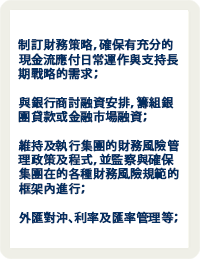
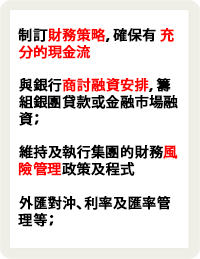
Layered file, before and after one edit (w=200, h=259). Changes by layer:
renamed "制訂財務策略，確保有充分的現金流應付日常運作與支持長期戰略的需求； 與銀行商討融資安排，籌組銀團貸款或金融市場融資； 維持" to "制訂財務策略，確保有 充分的現金流 與銀行商討融資安排，籌組銀團貸款或金融市場融資； 維持及執行集團的財務風險管理政策及程", painted on it over [18, 28, 179, 227]
